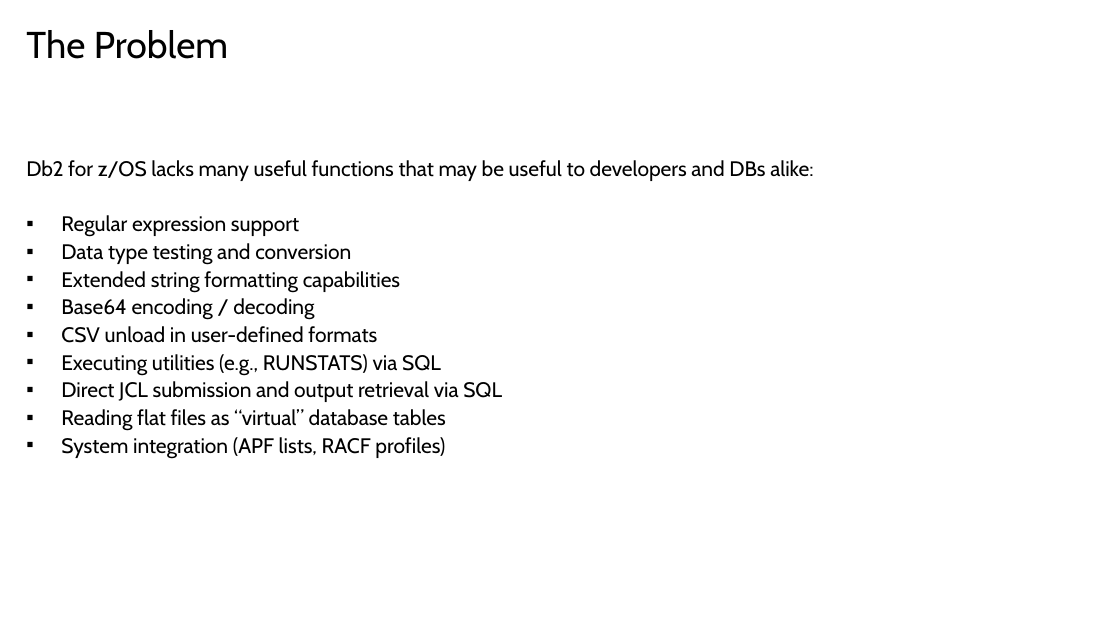
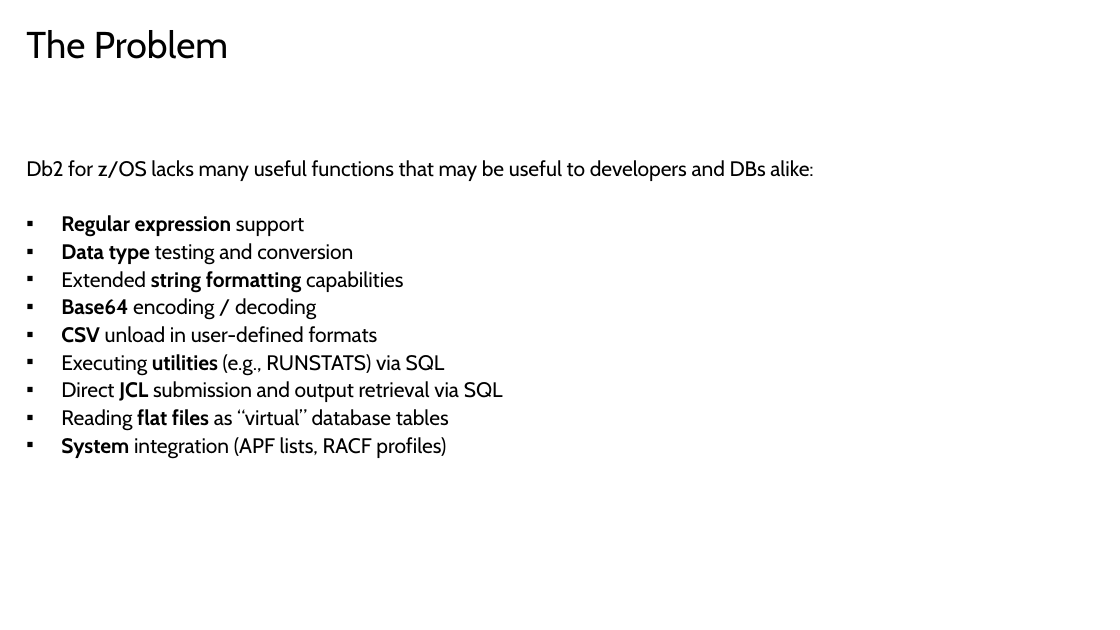
Before and after one commit to de103252/Db2_Routines, a slide deck: slide 5 of Db2 Routines Presentation.pptx. Drawn at 1120x630 pixels with LibreOffice and Linux fonts; fonts in the diff are those of the drawing; background and template pictures are left out. Boxes give left, top, right and bottom in pixels: in the first picture for what was removed or moved away, otherwise in the second. Text is boxed around its words. In the diff, an @@ line names an element or a change of style, - is before the commit and + after.

```diff
--- a/Db2 Routines Presentation.pptx
+++ b/Db2 Routines Presentation.pptx
@@ text at bbox=[61, 215, 503, 459]: bold on in "Regular expression", "Data type", "string formatting", "Base64" and 5 more places @@
```
Also in this commit, not shown: 5 other slides changed, 17 other files.
